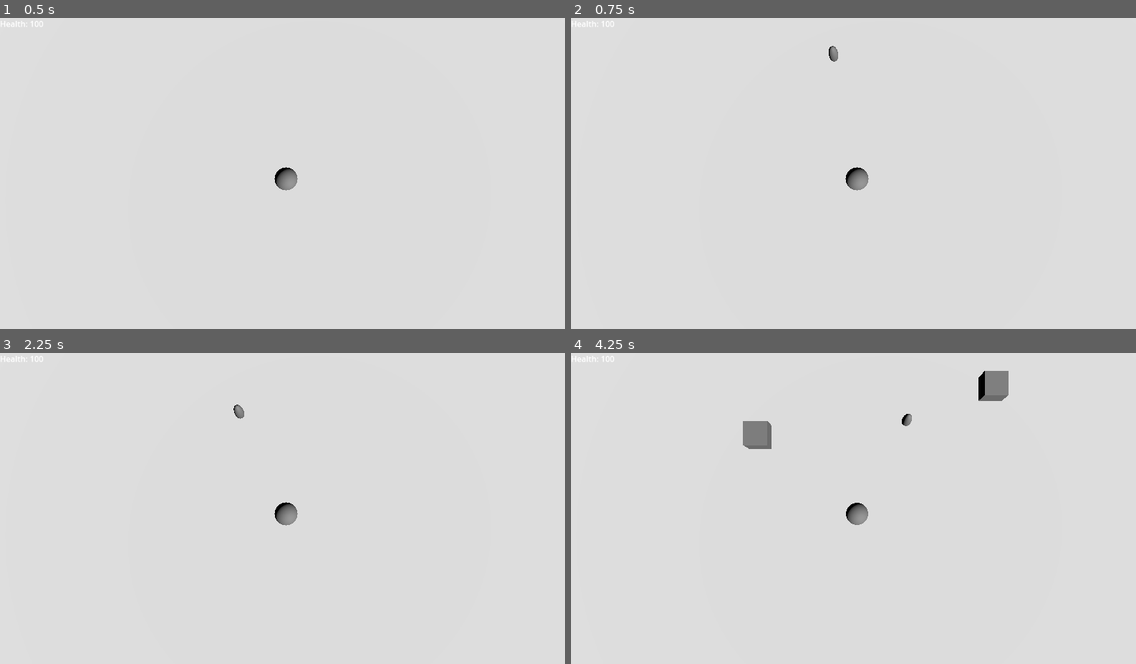
Above: before the commit, frames 1-4 (two rows, left to right).
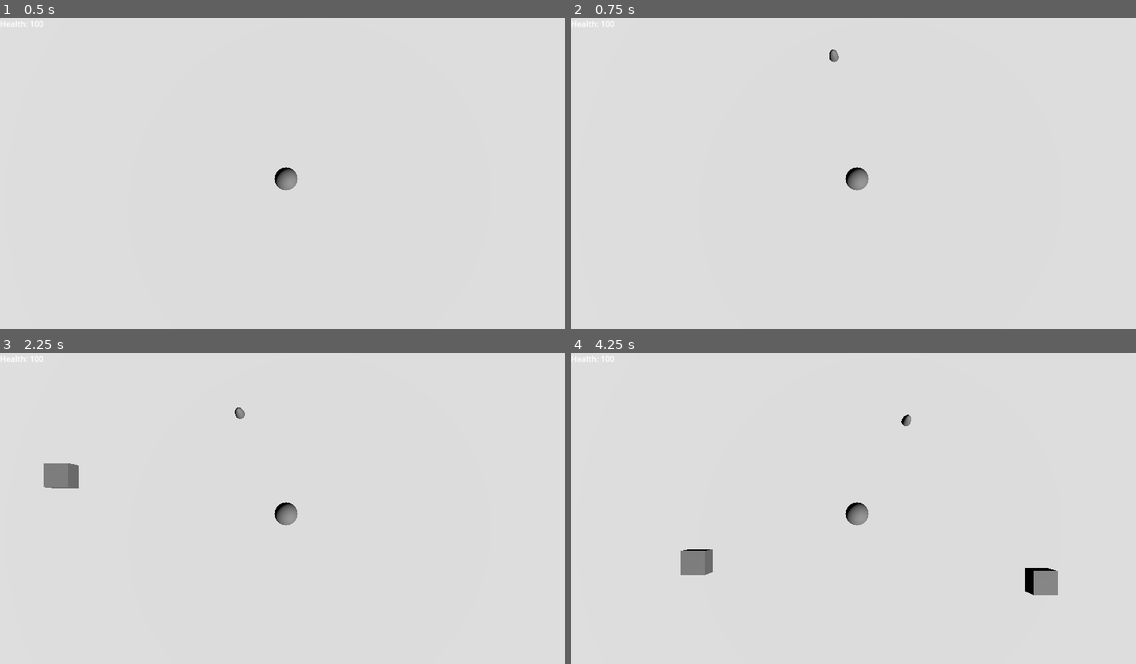
Above: after the commit, the same moments.

Repository: kyykaarme/fmx-gamejam-topdown-shooter-2025
Game: Godot game, scene res://scenes/game.tscn
Two runs of this game, one before a commit and one after it. Both use one fixed random seed, a clock stepped at 60 frames per second and the inputs below.
Inputs (mouse positions are in pixels of both pictures, inside the frame that each line leads up to):
- Up to frame 1 (0.5 s): no input
- Up to frame 2 (0.75 s): tap Enter at 0.5 s; move the mouse to (983, 164) at 0.52 s; hold Right (ui_right) from 0.53 s (still down)
- Up to frame 3 (2.25 s): move the mouse to (169, 530) at 1.27 s; release Right (ui_right) at 1.28 s; hold Down (ui_down) 1.28-2.03 s; tap Space at 2 s; move the mouse to (344, 443) at 2.02 s; hold Right (ui_right) from 2.03 s (still down)
- Up to frame 4 (4.25 s): move the mouse to (830, 576) at 2.77 s; release Right (ui_right) at 2.78 s; hold Up (ui_up) 2.78-3.53 s; move the mouse to (1028, 561) at 3.52 s; hold Left (ui_left) from 3.53 s (still down)

Frame 1 is identical in both runs. In frame 2, less than 0.1% of the frame differs, in the area x 45-48%, y 8-15%; in frame 3, 0.5%; in frame 4, 1.9%, in the area x 19-87%, y 5-78%.

Commit message:
trying to fix the projectile problem but cannot still cannot fix it

Diff:
--- a/project.godot
+++ b/project.godot
@@ -20,6 +20,10 @@
 player=""
 enemy=""
 
+[physics]
+
+3d/default_gravity=9.8
+
 [rendering]
 
 renderer/rendering_method="gl_compatibility"
--- a/scenes/game.tscn
+++ b/scenes/game.tscn
@@ -13,13 +13,13 @@
 script = ExtResource("1_lbhrr")
 
 [node name="Player" parent="." instance=ExtResource("2_iywne")]
-motion_mode = 1
 
 [node name="CameraRig" parent="." instance=ExtResource("3_p57ef")]
 
 [node name="Enemies" type="Node3D" parent="."]
 
 [node name="SpawnTimer" type="Timer" parent="."]
+wait_time = 0.5
 
 [node name="Ground" type="MeshInstance3D" parent="."]
 mesh = SubResource("PlaneMesh_gee14")
--- a/scenes/player.tscn
+++ b/scenes/player.tscn
@@ -18,11 +18,7 @@
 shape = SubResource("CapsuleShape3D_hqvp4")
 
 [node name="Muzzle" type="Node3D" parent="."]
-transform = Transform3D(1, 0, 0, 0, 1, 0, 0, 0, 1, 0, 0.5, -1)
-
-[node name="Node3D" type="Node3D" parent="."]
-
-[node name="Node3D2" type="Node3D" parent="."]
+transform = Transform3D(1, 0, 0, 0, 1, 0, 0, 0, 1, 0, 0, -1)
 
 [node name="ShootTimer" type="Timer" parent="."]
 wait_time = 0.5
--- a/scenes/projectile.tscn
+++ b/scenes/projectile.tscn
@@ -9,6 +9,9 @@
 radius = 0.2
 
 [node name="Projectiles" type="RigidBody3D"]
+collision_layer = 2
+collision_mask = 8
+gravity_scale = 0.0
 script = ExtResource("1_1ciup")
 
 [node name="MeshInstance3D" type="MeshInstance3D" parent="."]
--- a/scripts/game.gd
+++ b/scripts/game.gd
@@ -16,10 +16,24 @@
 		health_label.text = "Health: N/A"  # Fallback if player is not found
 
 func _on_spawn_timer_timeout():
+	if not player:
+		return
+
+	var player_forward = -player.global_transform.basis.z
+
+	var spawn_distance = randf_range(5.0, 10.0)
+	var angle_range = PI/4
+
+	var random_angle = randf_range(-angle_range, angle_range)
+
+	var base_direction = player_forward
+
+	var spawn_direction = base_direction.rotated(Vector3.UP, random_angle)
+
+	var spawn_position = player.global_position + spawn_direction * spawn_distance
+
+	spawn_position.y = 0
+
 	var enemy = enemy_scene.instantiate()
-	$Enemies.add_child(enemy)  # Add to scene tree first
-	enemy.position = Vector3(
-		randf_range(-20, 20),
-		0,
-		randf_range(-20, 20)
-	)
+	$Enemies.add_child(enemy)
+	enemy.global_position = spawn_position
--- a/scripts/player.gd
+++ b/scripts/player.gd
@@ -6,25 +6,42 @@
 @onready var shoot_timer = $ShootTimer
 @onready var projectile_scene = preload("res://scenes/projectile.tscn")
 
+func _ready():
+	# Make sure the shoot timer is started when the player is ready
+	if shoot_timer.is_stopped():
+		shoot_timer.start()
+
 func _physics_process(delta):
+	# Movement with WASD keys
 	var input_dir = Vector2(
-		Input.get_axis("ui_left", "ui_right"),
-		Input.get_axis("ui_up", "ui_down")
+		Input.get_axis("ui_left", "ui_right"),  # A and D
+		Input.get_axis("ui_up", "ui_down")      # W and S
 	).normalized()
 	var direction = Vector3(input_dir.x, 0, input_dir.y)
 	velocity = direction * speed
 	move_and_slide()
+
+	# Rotation - only rotate if mouse position is valid
 	var mouse_pos = get_mouse_position_3d()
 	if mouse_pos:
 		look_at(Vector3(mouse_pos.x, position.y, mouse_pos.z), Vector3.UP)
 
+func shoot():
+	var projectile = projectile_scene.instantiate()
+	get_tree().root.add_child(projectile)
+	projectile.global_transform = muzzle.global_transform
+	# Explicitly set the projectile's direction to match the muzzle's forward direction
+	projectile.look_at(muzzle.global_position - muzzle.global_transform.basis.z, Vector3.UP)
+
 func get_mouse_position_3d():
 	var camera = get_viewport().get_camera_3d()
 	var mouse_pos = get_viewport().get_mouse_position()
+
 	var ray_origin = camera.project_ray_origin(mouse_pos)
 	var ray_normal = camera.project_ray_normal(mouse_pos)
 	var plane = Plane(Vector3.UP, 0)
-	var intersection = plane.intersects_ray(ray_origin, ray_origin + ray_normal * 1000)
+	# Corrected to use direction vector
+	var intersection = plane.intersects_ray(ray_origin, ray_normal)
 	return intersection
 
 func take_damage(amount):
@@ -33,7 +50,5 @@
 		queue_free()
 
 func _on_shoot_timer_timeout():
-	var projectile = projectile_scene.instantiate()
-	get_tree().root.add_child(projectile)
-	projectile.call_deferred("set", "global_position", muzzle.global_position)
-	projectile.call_deferred("set", "global_rotation", global_rotation)
+	# Auto-shoot when timer times out
+	shoot()
--- a/scripts/projectiles.gd
+++ b/scripts/projectiles.gd
@@ -4,10 +4,11 @@
 var damage = 10
 
 func _ready():
-	apply_impulse(transform.basis.z * -speed)
+	gravity_scale = 0
+	linear_velocity = -global_transform.basis.z * speed
+
 
 func _on_hit_area_body_entered(body):
-	print("Projectile hit: ", body.name, " in group enemy: ", body.is_in_group("enemy"))
 	if body.is_in_group("enemy"):
 		body.take_damage(damage)
 		queue_free()
